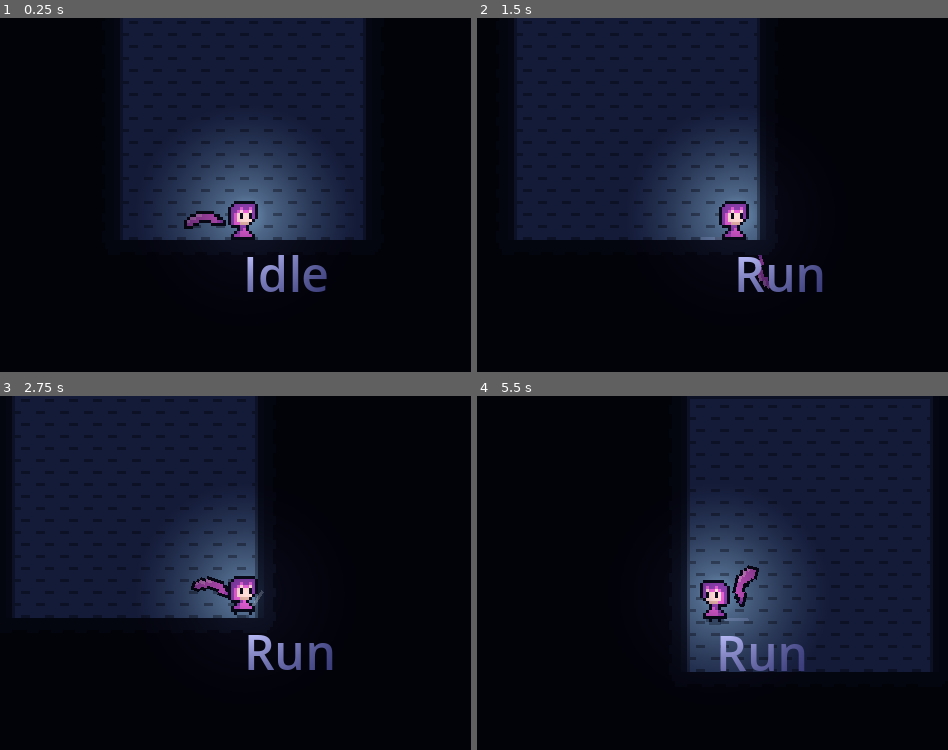
Above: before the commit, frames 1-4 (two rows, left to right).
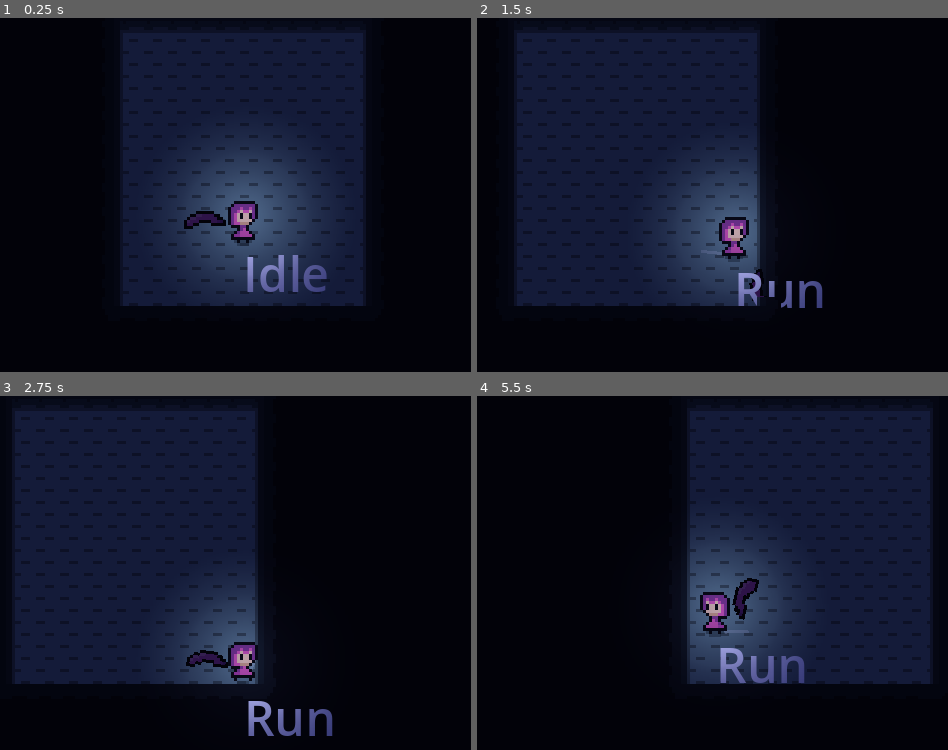
Above: after the commit, the same moments.

Repository: OlliO6/Cursed-Room
Game: Godot game, scene res://game.tscn
Same seed, same stepped clock (60 frames per second), same inputs: the game is played once before the commit and once after it.
Inputs (mouse positions are in pixels of both pictures, inside the frame that each line leads up to):
- Up to frame 1 (0.25 s): no input
- Up to frame 2 (1.5 s): tap Enter at 0.5 s; move the mouse to (877, 198) at 0.52 s; hold D (move_right) 0.53-1.28 s; click (877, 198) at 0.6 s; move the mouse to (575, 241) at 1.27 s; hold S (move_down) from 1.28 s (still down); right-click (575, 241) at 1.35 s
- Up to frame 3 (2.75 s): move the mouse to (315, 509) at 2.02 s; release S (move_down) at 2.03 s; hold D (move_right) from 2.03 s (still down); click (315, 509) at 2.1 s
- Up to frame 4 (5.5 s): move the mouse to (684, 679) at 2.77 s; release D (move_right) at 2.78 s; hold W (move_up) 2.78-3.53 s; right-click (684, 679) at 2.85 s; move the mouse to (933, 657) at 3.52 s; hold A (move_left) 3.53-5.03 s; click (933, 657) at 3.6 s; move the mouse to (505, 537) at 4.27 s; right-click (505, 537) at 4.35 s; move the mouse to (754, 597) at 5.02 s; hold S (move_down) from 5.03 s (still down); click (754, 597) at 5.1 s

The runs differ from the first frame. In frame 1, 12% of the frame differs, in the area x 25-78%, y 0-82%; in frame 2, 13%; in frame 3, 16%, in the area x 2-71%, y 0-97%; in frame 4, 6.1%.

Commit message:
Lighting stuff

Diff:
--- a/Zones/deadly_zone.tscn
+++ b/Zones/deadly_zone.tscn
@@ -1,6 +1,6 @@
 [gd_scene load_steps=2 format=3 uid="uid://c6wytccp6fsit"]
 
-[ext_resource type="TileSet" uid="uid://bttyp76ngh4gv" path="res://Zones/tileset.tres" id="1_22y5j"]
+[ext_resource type="TileSet" uid="uid://bttyp76ngh4gv" path="res://zones/tileset.tres" id="1_22y5j"]
 
 [node name="DeadlyZone" type="Node2D"]
 
@@ -15,6 +15,7 @@
 color = Color(0.482353, 0.380392, 0.231373, 1)
 
 [node name="TileMap" type="TileMap" parent="."]
+use_parent_material = true
 tile_set = ExtResource("1_22y5j")
 format = 2
 layer_0/name = "ground"
--- a/Zones/friendly_zone.tscn
+++ b/Zones/friendly_zone.tscn
@@ -1,6 +1,6 @@
 [gd_scene load_steps=2 format=3 uid="uid://b60xn7n7ubk53"]
 
-[ext_resource type="TileSet" uid="uid://bttyp76ngh4gv" path="res://Zones/tileset.tres" id="1_v3ojr"]
+[ext_resource type="TileSet" uid="uid://bttyp76ngh4gv" path="res://zones/tileset.tres" id="1_v3ojr"]
 
 [node name="FriendlyZone" type="Node2D"]
 
@@ -15,6 +15,7 @@
 color = Color(0.203922, 0.109804, 0.152941, 1)
 
 [node name="TileMap" type="TileMap" parent="."]
+use_parent_material = true
 tile_set = ExtResource("1_v3ojr")
 format = 2
 layer_0/name = "ground"
--- a/Zones/tileset.tres
+++ b/Zones/tileset.tres
@@ -1,7 +1,7 @@
 [gd_resource type="TileSet" load_steps=5 format=3 uid="uid://bttyp76ngh4gv"]
 
-[ext_resource type="Texture2D" uid="uid://bm5n1una41wk2" path="res://Zones/friendly_zone.png" id="1_ee7q3"]
-[ext_resource type="Texture2D" uid="uid://dt7y60s2yaueo" path="res://Zones/deadly_zone.png" id="2_b6s2q"]
+[ext_resource type="Texture2D" uid="uid://bm5n1una41wk2" path="res://zones/friendly_zone.png" id="1_ee7q3"]
+[ext_resource type="Texture2D" uid="uid://dt7y60s2yaueo" path="res://zones/deadly_zone.png" id="2_b6s2q"]
 
 [sub_resource type="TileSetAtlasSource" id="TileSetAtlasSource_be4bt"]
 texture = ExtResource("1_ee7q3")
--- a/components/attack_area.gd
+++ b/components/attack_area.gd
@@ -18,6 +18,6 @@
 	if !active:
 		return
 
-	var dmg := body.get_node("DamageReceiver") as DamageReceiver
+	var dmg := body.get_node_or_null("DamageReceiver") as DamageReceiver
 	if dmg and !dmg.is_invincible():
 		dmg.take_damage(damage)
--- a/game.tscn
+++ b/game.tscn
@@ -1,13 +1,13 @@
 [gd_scene load_steps=6 format=3 uid="uid://b4g4ti041upyd"]
 
-[ext_resource type="PackedScene" uid="uid://b60xn7n7ubk53" path="res://Zones/friendly_zone.tscn" id="1_emnom"]
-[ext_resource type="PackedScene" uid="uid://c6wytccp6fsit" path="res://Zones/deadly_zone.tscn" id="2_oceqk"]
+[ext_resource type="PackedScene" uid="uid://b60xn7n7ubk53" path="res://zones/friendly_zone.tscn" id="1_emnom"]
+[ext_resource type="PackedScene" uid="uid://c6wytccp6fsit" path="res://zones/deadly_zone.tscn" id="2_oceqk"]
 [ext_resource type="PackedScene" uid="uid://l1yqtqrqjmbh" path="res://player/player.tscn" id="2_pg50k"]
 
 [sub_resource type="Gradient" id="Gradient_pgsn6"]
 interpolation_mode = 2
-offsets = PackedFloat32Array(0, 0.188755, 0.550201, 0.955823)
-colors = PackedColorArray(1, 1, 1, 1, 0.657994, 0.657994, 0.657994, 1, 0.26555, 0.26555, 0.26555, 1, 0, 0, 0, 1)
+offsets = PackedFloat32Array(0, 0.00401606, 0.497992, 0.678715, 0.955823)
+colors = PackedColorArray(0.654232, 0.654232, 0.654232, 1, 0.657994, 0.657994, 0.657994, 1, 0.26555, 0.26555, 0.26555, 1, 0.115759, 0.115759, 0.115759, 1, 0, 0, 0, 1)
 
 [sub_resource type="GradientTexture2D" id="GradientTexture2D_8u353"]
 gradient = SubResource("Gradient_pgsn6")
@@ -20,9 +20,11 @@
 [node name="Game" type="Node2D"]
 
 [node name="FriendlyZone" parent="." instance=ExtResource("1_emnom")]
-position = Vector2(344, -1)
+visible = false
+position = Vector2(0, 26)
 
 [node name="DeadlyZone" parent="." instance=ExtResource("2_oceqk")]
+position = Vector2(0, 22)
 
 [node name="Player" parent="." instance=ExtResource("2_pg50k")]
 position = Vector2(0, 35)
--- a/player/player.tscn
+++ b/player/player.tscn
@@ -54,7 +54,6 @@
 }]
 
 [node name="Player" type="CharacterBody2D"]
-light_mask = 2
 collision_layer = 2
 script = ExtResource("1_xhl2v")
 movement_speed = 45.0
--- a/player/weapons/moon.tscn
+++ b/player/weapons/moon.tscn
@@ -211,6 +211,7 @@
 rotation = -1.5708
 
 [node name="Sprite2D" type="Sprite2D" parent="Pivot"]
+light_mask = 2
 position = Vector2(12.7465, 6.52124)
 rotation = -1.5708
 texture = ExtResource("3_q2703")
--- a/project.godot
+++ b/project.godot
@@ -66,7 +66,6 @@
 
 [layer_names]
 
-2d_render/layer_2="player"
 2d_physics/layer_1="env"
 2d_physics/layer_2="player"
 2d_physics/layer_3="enemy"
Not shown, changed: Zones/deadly_zone.png.import
Not shown, changed: Zones/friendly_zone.png.import
